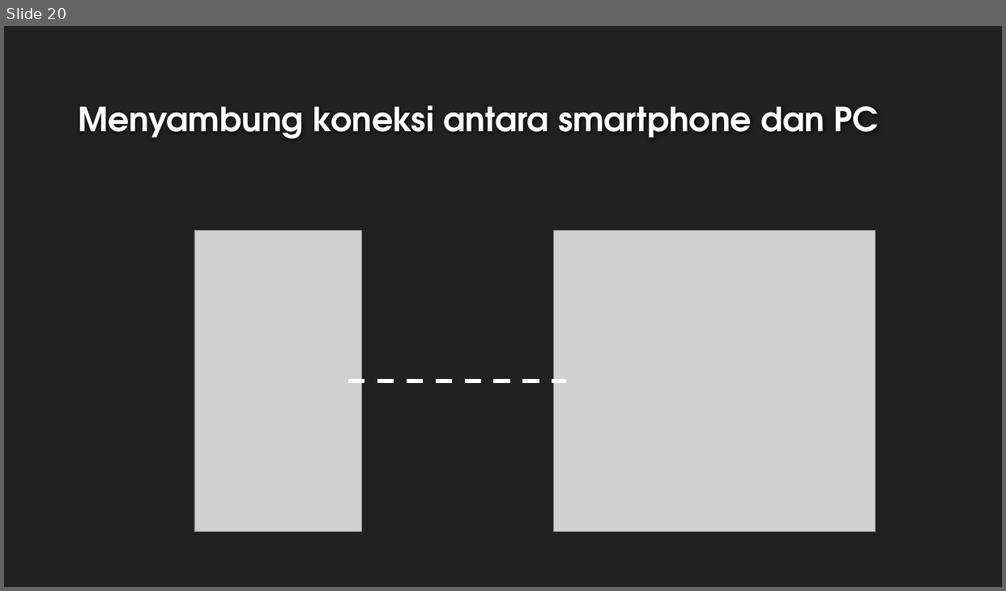
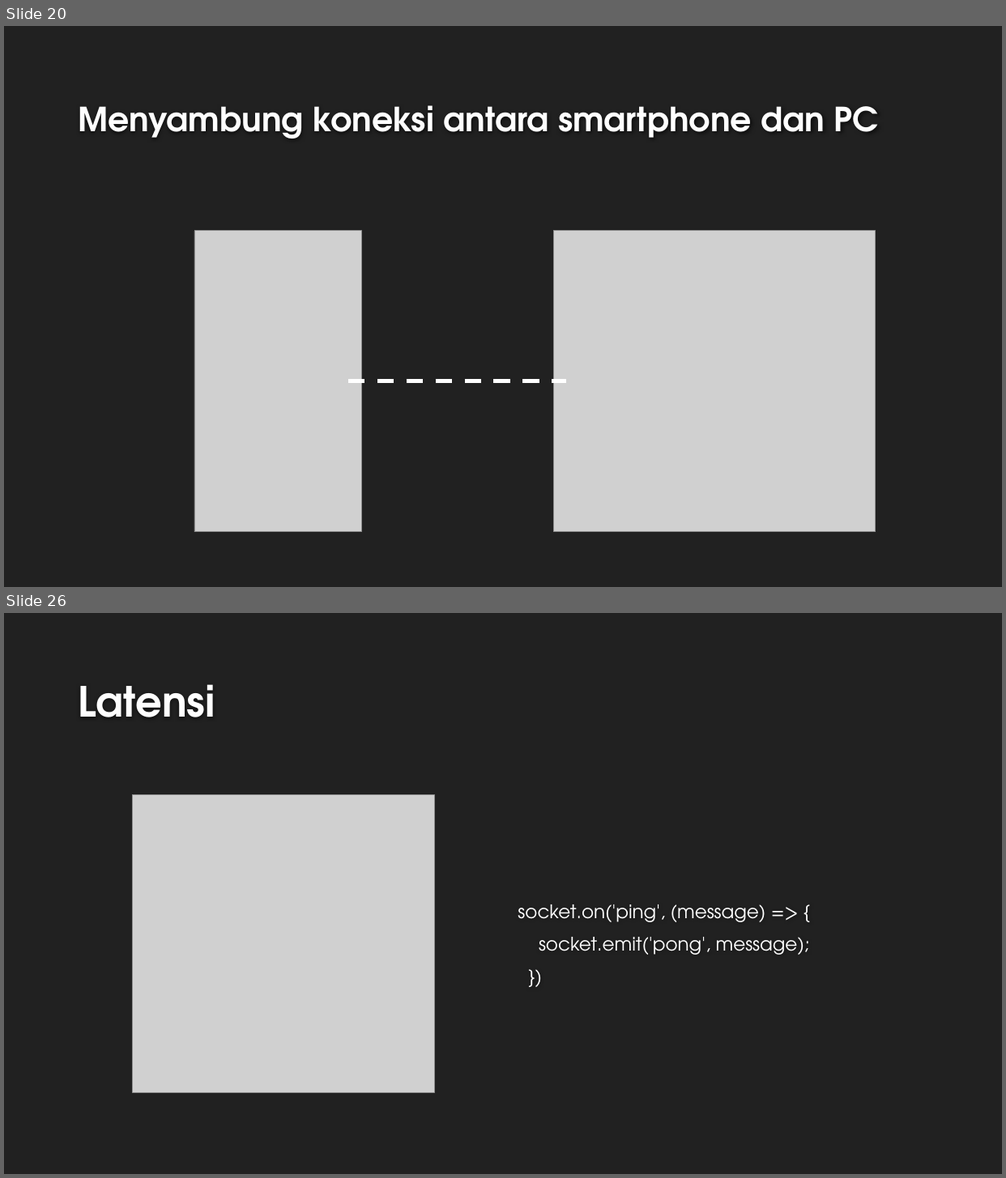
Before and after one commit to priambodop/Skripsi, a slide deck: Slide/slide_sidang.pptx. Shown one above the other, each under a label of ours: slide 20 before the commit, slides 20 and 26 after it; the slides between them are not shown. The pictures are 1006x591 and 1006x1178 pixels, drawn with LibreOffice and Linux fonts; fonts in the diff are those of the drawing; grey boxes stand for pictures; background and template pictures are left out. Boxes give left, top, right and bottom in pixels: in the first picture for what was removed or moved away, otherwise in the second. Text is boxed around its words. In the diff, an @@ line names an element or a change of style, - is before the commit and + after.

```diff
--- a/Slide/slide_sidang.pptx
+++ b/Slide/slide_sidang.pptx
@@ slide 26 added at box(4, 613, 1002, 1174), background #212121 @@
@@ title added at box(78, 684, 215, 717), 40 pt, text #FEFEFE, bold @@
+Latensi
@@ picture added at box(132, 795, 434, 1093) @@
@@ text added at box(518, 905, 810, 955), 18 pt, text #FFFFFF @@
+socket.on('ping', (message) => {
+socket.emit('pong', message);
+})
```
Also in this commit, not shown: 7 slides changed, 9 other slides added, 4 slides removed, 5 other files.
